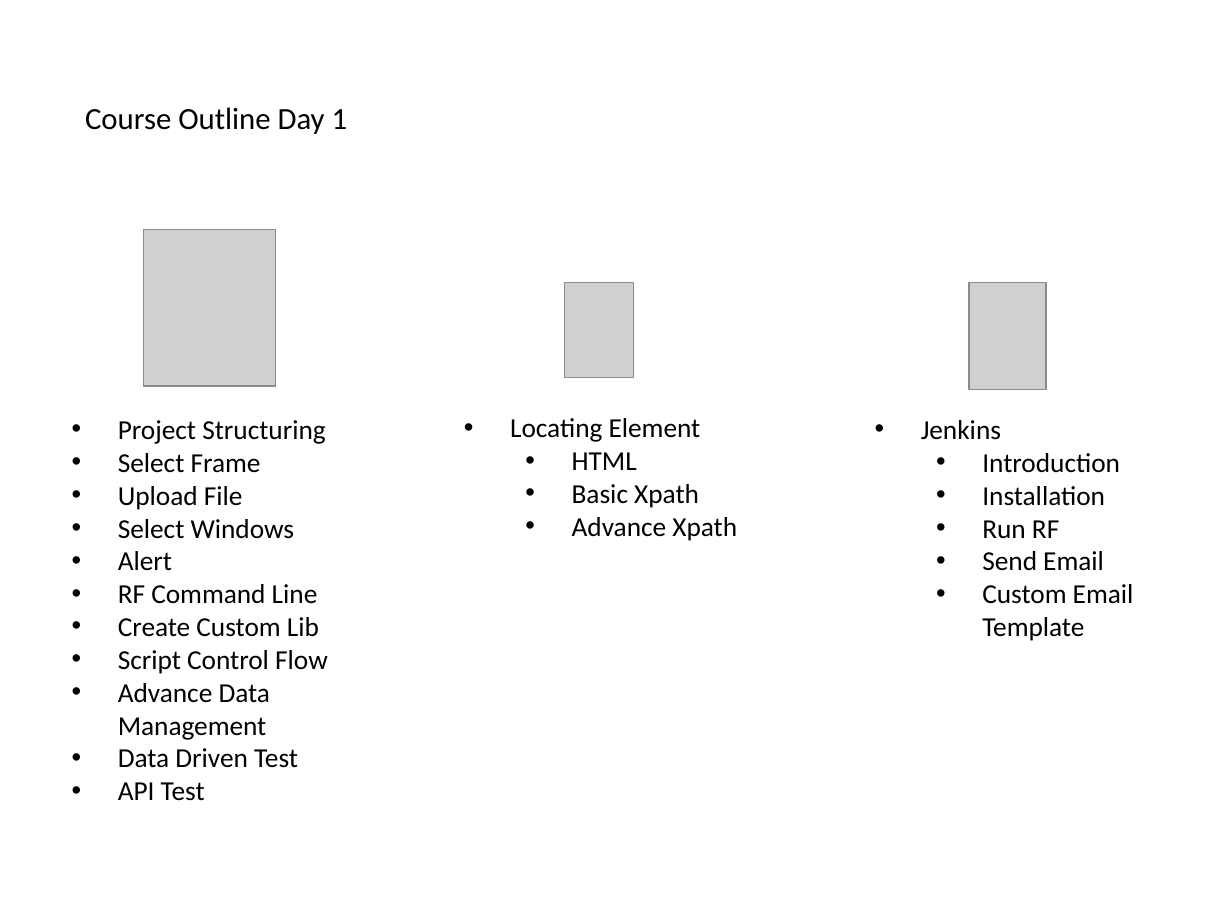
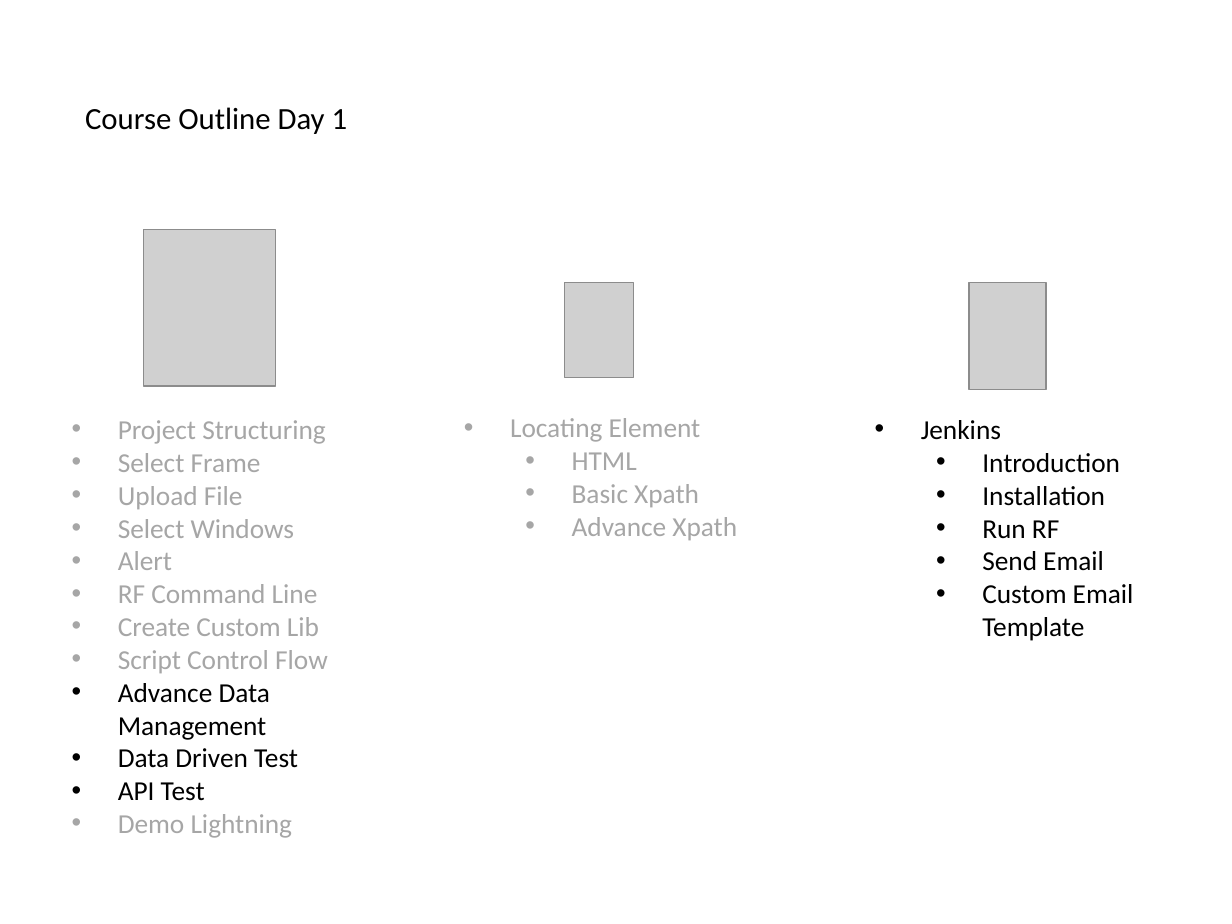
Before and after one commit to Kaniknan/robotfw-web, a slide deck: slide 1 of Robot-Web.pptx. Drawn at 1232x924 pixels with LibreOffice and Linux fonts; fonts in the diff are those of the drawing; grey boxes stand for pictures. Boxes give left, top, right and bottom in pixels: in the first picture for what was removed or moved away, otherwise in the second. Text is boxed around its words. In the diff, an @@ line names an element or a change of style, - is before the commit and + after.

```diff
--- a/Robot-Web.pptx
+++ b/Robot-Web.pptx
@@ text "Locating Element" at [510, 418, 737, 540]: text colour #000000 to #A6A6A6 @@
@@ text at [118, 420, 328, 673]: text colour #000000 to #A6A6A6 in "Project Structuring", "Select Frame", "Upload File", "Select Windows" and 4 more places @@
@@ text at [118, 814, 293, 838]: paragraph added @@
+    • Demo Lightning
```
Also in this commit, not shown: 1 other slide changed, 16 other files.
